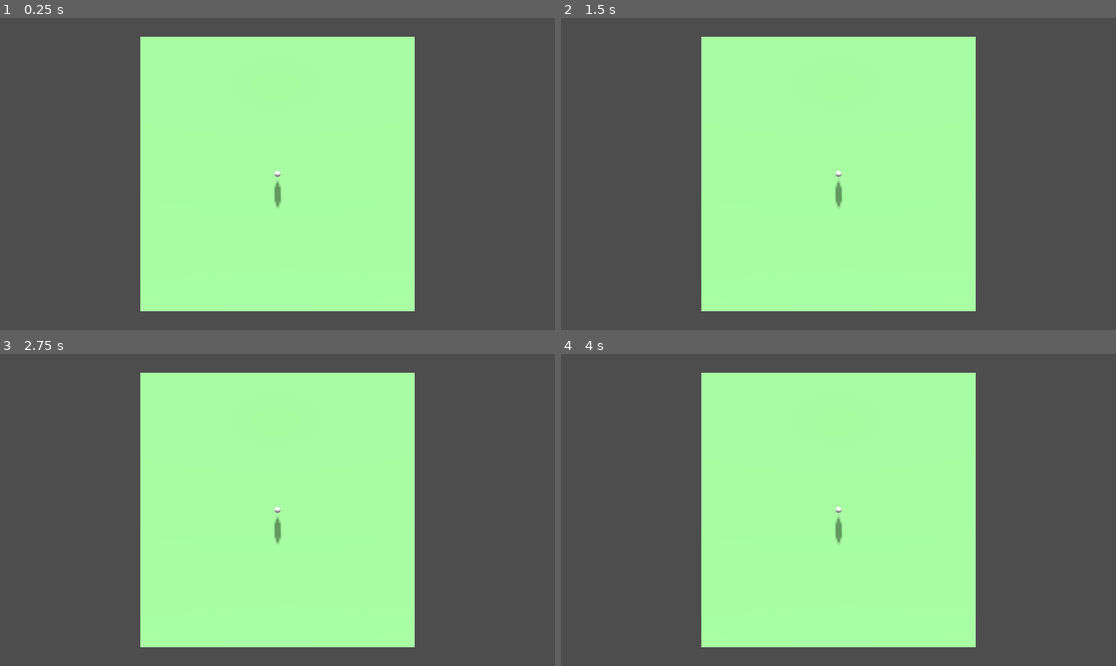
Above: before the commit, frames 1-4 (two rows, left to right).
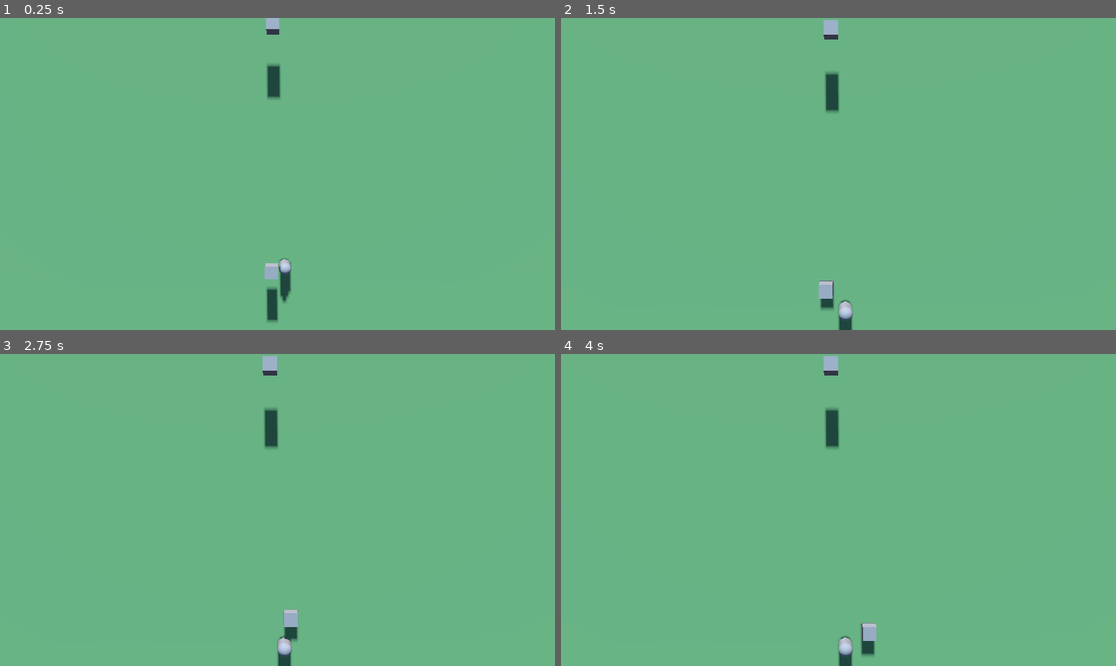
Above: after the commit, the same moments.

Repository: mpt777/BoomerangFoo
Game: Godot game, scene res://Scenes/World.tscn
The game is run twice, just before and just after one commit, with the same random seed, the same clock (stepped at 60 frames per second) and the same inputs.
Inputs (mouse positions are in pixels of both pictures, inside the frame that each line leads up to):
- Up to frame 1 (0.25 s): no input
- Up to frame 2 (1.5 s): tap Enter at 0.5 s; move the mouse to (960, 158) at 0.52 s; hold Right 0.53-1.28 s; click (960, 158) at 0.67 s; tap Space at 1.25 s; move the mouse to (727, 189) at 1.27 s; hold Down from 1.28 s (still down); click (727, 189) at 1.42 s
- Up to frame 3 (2.75 s): tap Enter at 2 s; move the mouse to (333, 441) at 2.02 s; release Down at 2.03 s; hold Right from 2.03 s (still down); click (333, 441) at 2.17 s
- Up to frame 4 (4 s): tap Space at 2.75 s; move the mouse to (810, 572) at 2.77 s; release Right at 2.78 s; hold Up 2.78-3.53 s; click (810, 572) at 2.92 s; tap Enter at 3.5 s; move the mouse to (1005, 556) at 3.52 s; hold Left from 3.53 s (still down); click (1005, 556) at 3.67 s

The runs differ from the first frame. In frame 1, 100% of the frame differs, in the area x 0-100%, y 0-100%; in frame 2, 100%; in frame 3, 100%; in frame 4, 100%.

Commit message:
fancy camera

Diff:
--- /dev/null
+++ b/Scenes/Components/Health.tscn
@@ -0,0 +1,3 @@
+[gd_scene format=3 uid="uid://bvh4f51myljjf"]
+
+[node name="Health" type="Node"]
--- a/Scenes/Components/PlayerController.gd
+++ b/Scenes/Components/PlayerController.gd
@@ -11,6 +11,11 @@
 
 @export
 var FRICTION := 0.5
+
+@export
+var GRAVITY := 9.8
+
+signal MouseMovement
 
 # Called when the node enters the scene tree for the first time.
 func _ready():
@@ -28,25 +33,40 @@
 	if not target:
 		return
 	# We create a local variable to store the input direction.
-	var direction = Vector3.ZERO
-	var target_velocity = Vector3.ZERO
+	var direction := Vector3.ZERO
+	var target_velocity := Vector3.ZERO
 
 	# We check for each move input and update the direction accordingly.
-	if Input.is_action_pressed(action("move_right")):
-		direction.x += 1
-	if Input.is_action_pressed(action("move_left")):
-		direction.x -= 1
-	if Input.is_action_pressed(action("move_down")):
-		direction.z += 1
-	if Input.is_action_pressed(action("move_up")):
-		direction.z -= 1
-
+	direction.x = Input.get_axis(action("move_left"), action("move_right"))
+	direction.z = Input.get_axis(action("move_up"),action("move_down"))
 	direction = direction.normalized() * SPEED
 
 	if direction.length() > 0:
 		target.velocity = target.velocity.lerp(direction, ACCELERATION)
 	else:
-	# If there's no input, slow down to (0, 0)
 		target.velocity = target.velocity.lerp(Vector3.ZERO, FRICTION)
 
+	target.velocity.y -= GRAVITY
+
 	target.move_and_slide()
+
+func _input(event):
+	if event is InputEventMouseMotion:
+		var pos = mouse_position()
+		if pos:
+			emit_signal("MouseMovement", pos)
+
+func mouse_position():
+	var camera = get_tree().get_nodes_in_group("Camera")[0]
+	var mouse_pos = get_viewport().get_mouse_position()
+	var ray_length = 2000
+	var from = camera.project_ray_origin(mouse_pos)
+	var to = from + camera.project_ray_normal(mouse_pos) * ray_length
+	var space = get_world_3d().direct_space_state
+	var ray_query = PhysicsRayQueryParameters3D.new()
+	ray_query.from = from
+	ray_query.to = to
+	ray_query.collide_with_areas = true
+	var raycast_result = space.intersect_ray(ray_query)
+	if !raycast_result.is_empty():
+		return raycast_result.position
--- a/Scenes/Components/PlayerController.tscn
+++ b/Scenes/Components/PlayerController.tscn
@@ -2,5 +2,5 @@
 
 [ext_resource type="Script" path="res://Scenes/Components/PlayerController.gd" id="1_76gno"]
 
-[node name="Controller" type="Node"]
+[node name="Controller" type="Node3D"]
 script = ExtResource("1_76gno")
--- /dev/null
+++ b/Scenes/Components/Weapons/Boomerang.gd
@@ -0,0 +1,11 @@
+extends Weapon
+
+
+# Called when the node enters the scene tree for the first time.
+func _ready():
+	pass # Replace with function body.
+
+
+# Called every frame. 'delta' is the elapsed time since the previous frame.
+func _process(delta):
+	pass
--- /dev/null
+++ b/Scenes/Components/Weapons/Boomerang.tscn
@@ -0,0 +1,5 @@
+[gd_scene load_steps=2 format=3 uid="uid://c3jnswub0ulkl"]
+
+[ext_resource type="PackedScene" uid="uid://bv8binjy2oxbh" path="res://Scenes/Components/Weapons/Weapon.tscn" id="1_1se62"]
+
+[node name="Boomerang" instance=ExtResource("1_1se62")]
--- /dev/null
+++ b/Scenes/Components/Weapons/Weapon.gd
@@ -0,0 +1,35 @@
+extends Node3D
+
+class_name Weapon
+
+@export
+var target : CharacterBody3D
+
+@export
+var RADIUS := 2
+
+var target_position : Vector3 = Vector3.ZERO:
+	set(value):
+		target_position = value
+
+# Called when the node enters the scene tree for the first time.
+func _ready():
+	pass # Replace with function body.
+
+# Called every frame. 'delta' is the elapsed time since the previous frame.
+func _process(delta):
+	pass
+
+func _physics_process(delta):
+	set_positon_around_target()
+
+func set_positon_around_target() -> void:
+	var dir : Vector3 = (target_position - target.position).normalized()
+	position = (dir * RADIUS)
+	position.y = target.position.y
+
+func attack():
+	pass
+
+func _on_player_controller_mouse_movement(extra_arg_0):
+	target_position = extra_arg_0
--- /dev/null
+++ b/Scenes/Components/Weapons/Weapon.tscn
@@ -0,0 +1,18 @@
+[gd_scene load_steps=4 format=3 uid="uid://bv8binjy2oxbh"]
+
+[ext_resource type="Script" path="res://Scenes/Components/Weapons/Weapon.gd" id="1_6ok4c"]
+
+[sub_resource type="BoxShape3D" id="BoxShape3D_y5jna"]
+
+[sub_resource type="BoxMesh" id="BoxMesh_t3hwp"]
+
+[node name="Weapon" type="Node3D"]
+script = ExtResource("1_6ok4c")
+
+[node name="RigidBody" type="RigidBody3D" parent="."]
+
+[node name="CollisionShape3D" type="CollisionShape3D" parent="RigidBody"]
+shape = SubResource("BoxShape3D_y5jna")
+
+[node name="MeshInstance3D" type="MeshInstance3D" parent="RigidBody"]
+mesh = SubResource("BoxMesh_t3hwp")
--- a/Scenes/Levels/Level.tscn
+++ b/Scenes/Levels/Level.tscn
@@ -10,12 +10,17 @@
 [sub_resource type="BoxShape3D" id="BoxShape3D_p8n8t"]
 size = Vector3(50, 1, 50)
 
+[sub_resource type="ProceduralSkyMaterial" id="ProceduralSkyMaterial_007d0"]
+sky_top_color = Color(0.309804, 0.462745, 0.619608, 1)
+sky_horizon_color = Color(0.756863, 0.580392, 0.8, 1)
+
 [sub_resource type="Sky" id="Sky_4sfdv"]
+sky_material = SubResource("ProceduralSkyMaterial_007d0")
 
 [sub_resource type="Environment" id="Environment_cxxfk"]
+background_mode = 2
+background_color = Color(0.376471, 0.647059, 0.690196, 1)
 sky = SubResource("Sky_4sfdv")
-ambient_light_source = 2
-ambient_light_color = Color(1, 1, 1, 1)
 
 [node name="Level" type="Node3D"]
 
@@ -32,5 +37,5 @@
 environment = SubResource("Environment_cxxfk")
 
 [node name="DirectionalLight3D" type="DirectionalLight3D" parent="."]
-transform = Transform3D(0.999922, 0.00408568, -0.0118429, 0.00842274, -0.919032, 0.394093, -0.00927385, -0.394162, -0.918994, 0, 0, 0)
+transform = Transform3D(0.999922, 0.00408569, -0.0118429, 0.00905517, -0.888978, 0.457859, -0.00865739, -0.457931, -0.888946, 0, 21.6531, 0)
 shadow_enabled = true
--- a/Scenes/PlayerController2.gd
+++ /dev/null
@@ -1,52 +0,0 @@
-extends Controller
-
-@export
-var target : CharacterBody3D
-
-@export
-var SPEED := 10
-
-@export
-var ACCELERATION := 0.8
-
-@export
-var FRICTION := 0.5
-
-# Called when the node enters the scene tree for the first time.
-func _ready():
-	register_action("move_up", InputEventKey.new(), KEY_UP)
-	register_action("move_down", InputEventKey.new(), KEY_DOWN)
-	register_action("move_left", InputEventKey.new(), KEY_LEFT)
-	register_action("move_right", InputEventKey.new(), KEY_RIGHT)
-
-
-# Called every frame. 'delta' is the elapsed time since the previous frame.
-func _process(delta):
-	pass
-
-
-func _physics_process(delta):
-	if not target:
-		return
-	# We create a local variable to store the input direction.
-	var direction = Vector3.ZERO
-	var target_velocity = Vector3.ZERO
-
-	if Input.is_action_pressed(action("move_right")):
-		direction.x += 1
-	if Input.is_action_pressed(action("move_left")):
-		direction.x -= 1
-	if Input.is_action_pressed(action("move_down")):
-		direction.z += 1
-	if Input.is_action_pressed(action("move_up")):
-		direction.z -= 1
-
-	direction = direction.normalized() * SPEED
-
-	if direction.length() > 0:
-		target.velocity = target.velocity.lerp(direction, ACCELERATION)
-	else:
-	# If there's no input, slow down to (0, 0)
-		target.velocity = target.velocity.lerp(Vector3.ZERO, FRICTION)
-
-	target.move_and_slide()
--- a/Scenes/Players/Player.tscn
+++ b/Scenes/Players/Player.tscn
@@ -1,6 +1,8 @@
-[gd_scene load_steps=4 format=3 uid="uid://nekxp4173ils"]
+[gd_scene load_steps=6 format=3 uid="uid://nekxp4173ils"]
 
 [ext_resource type="PackedScene" uid="uid://cm0w7a28t0la4" path="res://Scenes/Components/PlayerController.tscn" id="1_ht1ac"]
+[ext_resource type="PackedScene" uid="uid://c3jnswub0ulkl" path="res://Scenes/Components/Weapons/Boomerang.tscn" id="3_p5pyf"]
+[ext_resource type="PackedScene" uid="uid://bvh4f51myljjf" path="res://Scenes/Components/Health.tscn" id="3_sqmiq"]
 
 [sub_resource type="CapsuleShape3D" id="CapsuleShape3D_7yfid"]
 
@@ -16,3 +18,12 @@
 
 [node name="PlayerController" parent="." node_paths=PackedStringArray("target") instance=ExtResource("1_ht1ac")]
 target = NodePath("..")
+
+[node name="Health" parent="." instance=ExtResource("3_sqmiq")]
+
+[node name="Boomerang" parent="." node_paths=PackedStringArray("target") instance=ExtResource("3_p5pyf")]
+target = NodePath("..")
+
+[node name="VisibleOnScreenNotifier3D" type="VisibleOnScreenNotifier3D" parent="." groups=["FollowCamera"]]
+
+[connection signal="MouseMovement" from="PlayerController" to="Boomerang" method="_on_player_controller_mouse_movement"]
--- /dev/null
+++ b/Scenes/SmartCamera.gd
@@ -0,0 +1,79 @@
+extends Camera3D
+
+var nodes : Array
+
+@export
+var min_zoom := 1.0
+
+@export
+var max_zoom := 2.0
+
+@export
+var MOVE_SPEED := 0.1
+
+@export
+var CAMERA_MARGIN := 5.0
+
+var minFOV = 30
+var maxFOV = 90
+var zoomSpeed = 1
+
+# Called when the node enters the scene tree for the first time.
+func _ready():
+	nodes = get_tree().get_nodes_in_group("FollowCamera")
+
+
+# Called every frame. 'delta' is the elapsed time since the previous frame.
+func _process(delta):
+	pass
+
+
+func _get_average_position() -> Vector3:
+	var avg_pos : Vector3 = Vector3.ZERO
+	for node in nodes:
+		avg_pos += node.global_position
+	avg_pos /= len(nodes)
+	return avg_pos
+
+func set_zoom_level(delta):
+	var max_distance : float = 0.0
+	for node in nodes:
+		if node.is_visible():
+			for node2 in nodes:
+				var distance = abs(node2.global_position.distance_to(node.global_position))
+				if distance > max_distance:
+					max_distance = distance
+	fov = lerp(fov, max_distance*2, MOVE_SPEED)
+	fov = clamp(fov, 30, 90)
+
+
+func set_zoom_level_old(delta):
+	var minPoint = Vector3(INF, INF, INF)
+	var maxPoint = Vector3(-INF, -INF, -INF)
+
+
+	for node in nodes:
+		if node.is_visible():
+			minPoint.x = min(minPoint.x, node.global_position.x)
+			minPoint.y = min(minPoint.y, node.global_position.y)
+			minPoint.z = min(minPoint.z, node.global_position.z)
+
+			maxPoint.x = max(maxPoint.x, node.global_position.x )
+			maxPoint.y = max(maxPoint.y, node.global_position.y )
+			maxPoint.z = max(maxPoint.z, node.global_position.z )
+
+	var center = (minPoint + maxPoint) / 2
+
+	position = lerp(position, center, MOVE_SPEED)
+
+
+func _physics_process(delta):
+
+	set_zoom_level_old(delta)
+	set_zoom_level(delta)
+	position.y = 30
+#	print(position)
+#	camera.offset = (p1.position + p2.position) / 2
+#	camera.rotation_degrees = rad2deg((p2.position - p1.position).angle())
+#	var zoom = (p1.position - p2.position).length() / get_viewport_rect().size.x * k
+#	camera.zoom = Vector2(zoom, zoom)
--- /dev/null
+++ b/Scenes/SmartCamera.tscn
@@ -0,0 +1,7 @@
+[gd_scene load_steps=2 format=3 uid="uid://bp3krjl3ecopm"]
+
+[ext_resource type="Script" path="res://Scenes/SmartCamera.gd" id="1_mihaa"]
+
+[node name="SmartCamera" type="Camera3D" groups=["Camera"]]
+transform = Transform3D(1, 0, 0, 0, -4.37114e-08, 1, 0, -1, -4.37114e-08, 0, 0, 0)
+script = ExtResource("1_mihaa")
--- a/Scenes/World.tscn
+++ b/Scenes/World.tscn
@@ -1,14 +1,36 @@
-[gd_scene load_steps=3 format=3 uid="uid://cvg134x7f0mc0"]
+[gd_scene load_steps=5 format=3 uid="uid://cvg134x7f0mc0"]
 
 [ext_resource type="PackedScene" uid="uid://nekxp4173ils" path="res://Scenes/Players/Player.tscn" id="1_gb6ck"]
 [ext_resource type="PackedScene" uid="uid://diidtkeefoxku" path="res://Scenes/Levels/Level.tscn" id="2_h88pl"]
+[ext_resource type="PackedScene" uid="uid://bp3krjl3ecopm" path="res://Scenes/SmartCamera.tscn" id="2_wc7bo"]
+
+[sub_resource type="BoxMesh" id="BoxMesh_mft51"]
 
 [node name="World" type="Node3D"]
 
 [node name="Level" parent="." instance=ExtResource("2_h88pl")]
 
-[node name="Camera3D" type="Camera3D" parent="."]
-transform = Transform3D(1, 0, 0, 0, -4.37114e-08, 1, 0, -1, -4.37114e-08, 0, 37.5897, 0)
+[node name="Camera3D" parent="." instance=ExtResource("2_wc7bo")]
 
 [node name="CharacterBody3D" parent="." instance=ExtResource("1_gb6ck")]
 transform = Transform3D(1, 0, 0, 0, 1, 0, 0, 0, 1, 0, 2.73338, 0)
+
+[node name="VisibleOnScreenNotifier3D" type="VisibleOnScreenNotifier3D" parent="." groups=["FollowCamera"]]
+transform = Transform3D(1, 0, 0, 0, 1, 0, 0, 0, 1, 0, 2.83932, -19.795)
+
+[node name="MeshInstance3D" type="MeshInstance3D" parent="VisibleOnScreenNotifier3D"]
+mesh = SubResource("BoxMesh_mft51")
+
+[node name="VisibleOnScreenNotifier3D2" type="VisibleOnScreenNotifier3D" parent="." groups=["FollowCamera"]]
+transform = Transform3D(1, 0, 0, 0, 1, 0, 0, 0, 1, -16.4629, 2.83932, -8.17096)
+visible = false
+
+[node name="MeshInstance3D" type="MeshInstance3D" parent="VisibleOnScreenNotifier3D2"]
+mesh = SubResource("BoxMesh_mft51")
+
+[node name="VisibleOnScreenNotifier3D3" type="VisibleOnScreenNotifier3D" parent="." groups=["FollowCamera"]]
+transform = Transform3D(1, 0, 0, 0, 1, 0, 0, 0, 1, 9.41416, 2.83932, -19.795)
+visible = false
+
+[node name="MeshInstance3D" type="MeshInstance3D" parent="VisibleOnScreenNotifier3D3"]
+mesh = SubResource("BoxMesh_mft51")
--- a/Scripts/Controller.gd
+++ b/Scripts/Controller.gd
@@ -1,4 +1,4 @@
-extends Node
+extends Node3D
 
 class_name Controller
 
--- a/project.godot
+++ b/project.godot
@@ -14,3 +14,11 @@
 run/main_scene="res://Scenes/World.tscn"
 config/features=PackedStringArray("4.1", "Forward Plus")
 config/icon="res://icon.svg"
+
+[debug]
+
+settings/stdout/print_fps=true
+
+[rendering]
+
+environment/defaults/default_clear_color=Color(0.301961, 0.301961, 0.301961, 1)
Not shown: 1 places in Scenes/Levels/Level.tscn that only renumber resources
Not shown, added: Scenes/Sma4323.tmp
Not shown, added: Scenes/Sma8BC4.tmp
Not shown, added: Scenes/SmaA4F9.tmp
Not shown, added: Scenes/SmaDA98.tmp
Not shown, added: Scenes/SmaE8F6.tmp
